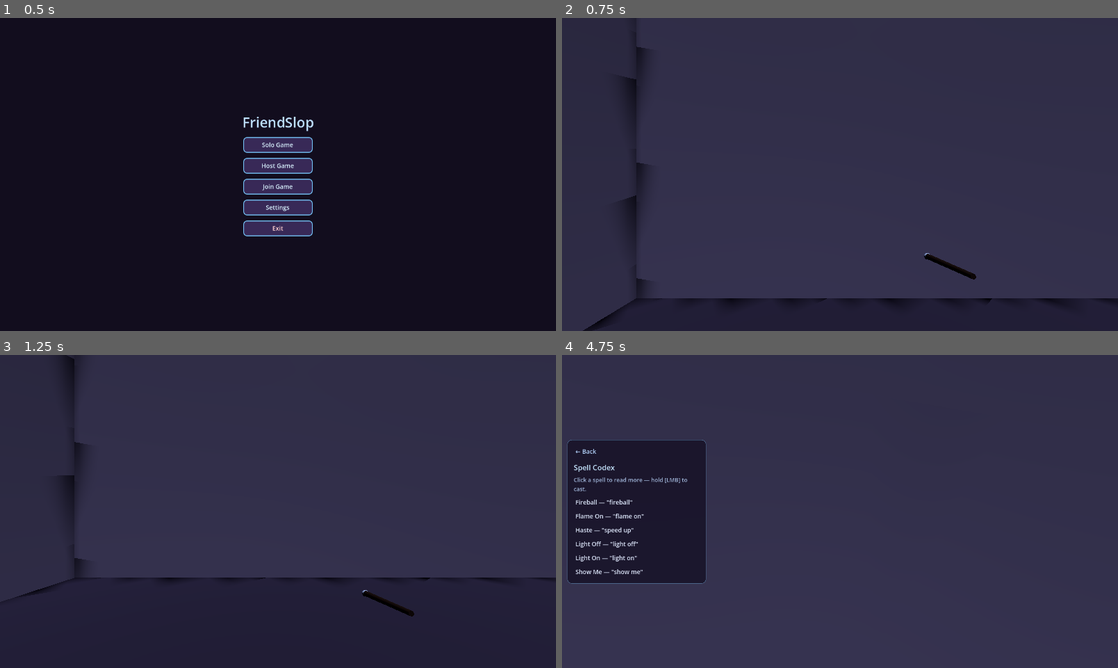
Above: before the commit, frames 1-4 (two rows, left to right).
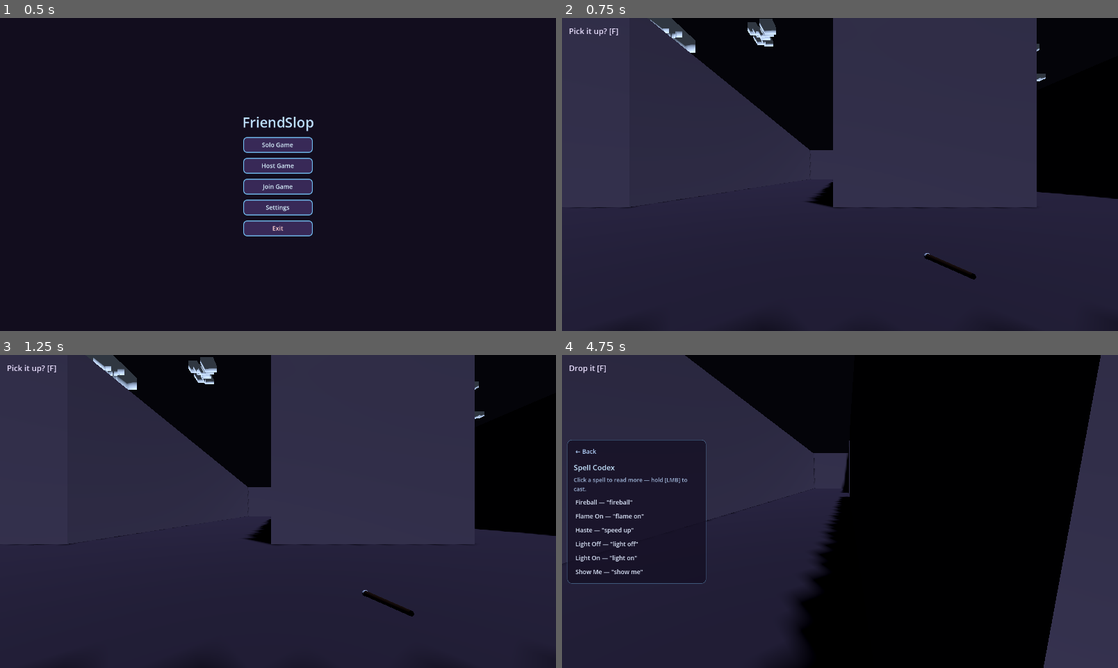
Above: after the commit, the same moments.

Repository: iamemilio/friend-slop
Game: Godot game, scene res://scenes/menu.tscn
Same seed, same stepped clock (60 frames per second), same inputs: the game is played once before the commit and once after it.
Inputs (mouse positions are in pixels of both pictures, inside the frame that each line leads up to):
- Up to frame 1 (0.5 s): no input
- Up to frame 2 (0.75 s): click "Solo Game" at 0.5 s
- Up to frame 3 (1.25 s): no input
- Up to frame 4 (4.75 s): tap Enter at 1.25 s; move the mouse to (867, 511) at 1.27 s; hold F (interact) 1.28-2.03 s; hold W (move_forward) 1.28-4.28 s; click (867, 511) at 1.42 s; tap Space (jump) at 1.52, 2.27, 3.5, 3.77, 4.52 s; move the mouse to (812, 511) at 2.02 s; tap F (interact) at 2.1, 3.8, 4.55 s; click (812, 511) at 2.17 s; move the mouse to (851, 505) at 2.77 s; hold F (interact) 2.78-3.53 s; tap Alt (radio_push) at 2.85 s; click (851, 505) at 2.92 s; move the mouse to (834, 517) at 3.52 s; tap B (spellbook) at 3.6 s; click (834, 517) at 3.67 s; tap A (move_left) at 4.25 s; move the mouse to (1006, 558) at 4.27 s; hold A (move_left) from 4.28 s (still down); hold Shift (sprint) from 4.28 s (still down); click (1006, 558) at 4.42 s

Frame 1 is identical in both runs. In frame 2, 18% of the frame differs, in the area x 1-100%, y 0-100%; in frame 3, 17%; in frame 4, 59%, in the area x 0-97%, y 0-100%.

Commit message:
Phase-gate multiplayer RPCs and match lifecycle.
Route gameplay RPCs through NetworkManager, enable sync and voice only when match phase is ACTIVE, and harden Steam voice peer refresh.

Co-authored-by: Cursor <cursoragent@cursor.com>

Diff:
--- a/scenes/characters/playable_character.tscn
+++ b/scenes/characters/playable_character.tscn
@@ -75,4 +75,5 @@
 
 [node name="MultiplayerSynchronizer" type="MultiplayerSynchronizer" parent="."]
 root_path = NodePath("..")
+public_visibility = false
 replication_config = SubResource("SceneReplicationConfig_player")
--- a/scripts/characters/playable_character.gd
+++ b/scripts/characters/playable_character.gd
@@ -59,6 +59,10 @@
 	_character_color = GameState.get_snail_color(player_index)
 	_apply_character_color(_character_color)
 	_setup_view_camera()
+
+
+func _exit_tree() -> void:
+	NetworkManager.disable_player_sync(self)
 
 
 func _setup_view_camera() -> void:
--- a/scripts/main.gd
+++ b/scripts/main.gd
@@ -11,6 +11,7 @@
 var _maze_layout_ready: bool = false
 var _players_spawned: bool = false
 var _discoverables_spawned: bool = false
+var _match_subsystems_active: bool = false
 
 @onready var maze: Node3D = $MazeGenerator
 @onready var moon: Moon = $Moon
@@ -33,6 +34,7 @@
 	pause_menu.quit_to_menu_requested.connect(_on_quit_to_menu)
 
 	if GameState.is_multiplayer:
+		MatchStateManager.snapshot_changed.connect(_on_match_snapshot_changed)
 		multiplayer.peer_connected.connect(_on_peer_connected)
 		var role_name := RoleAssignment.role_label(GameState.get_local_role())
 		var phase_name := MatchState.phase_to_string(MatchStateManager.get_phase())
@@ -51,10 +53,27 @@
 		players_root,
 		_configure_local_player
 	)
+	await NetworkManager.players_spawned
 	_players_spawned = true
-	if GameState.is_multiplayer:
-		call_deferred("_start_proximity_voice")
 	_finish_match_layout()
+
+
+func _on_match_snapshot_changed(_snapshot: Dictionary) -> void:
+	_apply_match_gameplay_state()
+
+
+func _apply_match_gameplay_state() -> void:
+	if not GameState.is_multiplayer or not _players_spawned:
+		return
+	var enable := MatchStateManager.is_gameplay_active()
+	if enable == _match_subsystems_active:
+		return
+	_match_subsystems_active = enable
+	NetworkManager.set_players_sync_enabled(players_root, enable)
+	if enable:
+		SteamProximityVoiceHub.start_session()
+	else:
+		SteamProximityVoiceHub.stop_session()
 
 
 func _ensure_speech_stt_ready() -> void:
@@ -79,10 +98,6 @@
 	voice_validator.use_stub = SettingsManager.voice_use_stub
 
 
-func _start_proximity_voice() -> void:
-	SteamProximityVoiceHub.start_session()
-
-
 func _configure_local_player(player: CharacterBody3D) -> void:
 	_local_player = player
 	_wire_spell_system(player)
@@ -120,16 +135,12 @@
 		players_root,
 		_configure_local_player
 	)
-	if GameState.is_multiplayer:
-		call_deferred("_start_proximity_voice")
 
 
 func _on_quit_to_menu() -> void:
 	SettingsManager.stop_mic_test()
-	SteamProximityVoiceHub.stop_session()
 	NetworkManager.disconnect_session()
-	Input.mouse_mode = Input.MOUSE_MODE_VISIBLE
-	get_tree().change_scene_to_file("res://scenes/menu.tscn")
+	_leave_match_scene("res://scenes/menu.tscn")
 
 
 func _on_maze_ready(
@@ -213,6 +224,10 @@
 		Callable(maze, "cell_to_world"),
 		wall_grid
 	)
+
+
+func apply_delivery_objective_network(op: int, payload: Variant = null) -> void:
+	delivery_objective.apply_network_op(op, payload)
 
 
 func _get_casting_session() -> SpellCastingSession:
@@ -390,31 +405,33 @@
 		return
 	if GameState.is_multiplayer:
 		if player.is_multiplayer_authority():
-			_report_race_won.rpc_id(1, multiplayer.get_unique_id())
+			NetworkManager.request_match_victory(multiplayer.get_unique_id())
 		return
 	_trigger_victory()
 
 
-@rpc("any_peer", "call_local", "reliable")
-func _report_race_won(winner_peer_id: int) -> void:
-	if not multiplayer.is_server():
-		return
-	_broadcast_victory.rpc(winner_peer_id)
-
-
-@rpc("authority", "call_local", "reliable")
-func _broadcast_victory(winner_peer_id: int) -> void:
+func trigger_match_victory(winner_peer_id: int) -> void:
 	if _game_won:
 		return
 	_game_won = true
 	if winner_peer_id == multiplayer.get_unique_id():
 		GameState.local_player_form = GameState.PlayerForm.HUMAN
-		Input.mouse_mode = Input.MOUSE_MODE_VISIBLE
-		get_tree().change_scene_to_file("res://scenes/victory.tscn")
+	_teardown_match_subsystems()
+	_leave_match_scene("res://scenes/victory.tscn")
 
 
 func _trigger_victory() -> void:
-	_game_won = true
-	GameState.local_player_form = GameState.PlayerForm.HUMAN
+	trigger_match_victory(1)
+
+
+func _teardown_match_subsystems() -> void:
+	if not _match_subsystems_active:
+		return
+	_match_subsystems_active = false
+	NetworkManager.set_players_sync_enabled(players_root, false)
+	SteamProximityVoiceHub.stop_session()
+
+
+func _leave_match_scene(scene_path: String) -> void:
 	Input.mouse_mode = Input.MOUSE_MODE_VISIBLE
-	get_tree().change_scene_to_file("res://scenes/victory.tscn")
+	get_tree().call_deferred("change_scene_to_file", scene_path)
--- a/scripts/match/match_state.gd
+++ b/scripts/match/match_state.gd
@@ -52,6 +52,14 @@
 			return "LOBBY"
 
 
+static func is_gameplay_phase(phase: Phase) -> bool:
+	return phase == Phase.ACTIVE
+
+
+static func is_teardown_phase(phase: Phase) -> bool:
+	return phase == Phase.RESOLVING or phase == Phase.ENDED
+
+
 func can_transition_to(next: Phase) -> bool:
 	match phase:
 		Phase.LOBBY:
--- a/scripts/match/match_state_manager.gd
+++ b/scripts/match/match_state_manager.gd
@@ -19,6 +19,20 @@
 
 func get_phase() -> MatchState.Phase:
 	return MatchState.phase_from_int(int(snapshot.get("phase", MatchState.Phase.LOBBY)))
+
+
+func is_gameplay_active() -> bool:
+	if snapshot.is_empty():
+		return false
+	return MatchState.is_gameplay_phase(get_phase())
+
+
+func allows_gameplay_actions() -> bool:
+	if not GameState.is_multiplayer:
+		return true
+	if not NetworkManager.is_session_active:
+		return false
+	return is_gameplay_active()
 
 
 func get_role_for_peer(peer_id: int) -> int:
--- a/scripts/network/network_manager.gd
+++ b/scripts/network/network_manager.gd
@@ -13,6 +13,7 @@
 signal lobby_character_configs_changed
 signal session_ended(reason: String)
 signal steam_lobby_invite_received(lobby_id: int)
+signal players_spawned
 
 const APPRENTICE_SCENE := preload("res://scenes/characters/apprentice.tscn")
 const WARDEN_SCENE := preload("res://scenes/characters/warden.tscn")
@@ -20,15 +21,12 @@
 
 const SteamTransportScript := preload("res://scripts/network/steam_transport.gd")
 const SpellEffectSyncScript := preload("res://scripts/spells/spell_effect_sync.gd")
-const STEAM_ADD_PEER_MAX_ATTEMPTS := 8
-const STEAM_ADD_PEER_RETRY_SEC := 0.25
 
 var transport: MultiplayerTransport
 var is_session_active: bool = false
 var lobby: LobbyMatchState = LobbyMatchState.new()
 
 var _transport_ready: bool = false
-var _steam_peer_add_attempts: Dictionary = {}
 
 
 func _ready() -> void:
@@ -39,8 +37,6 @@
 	if SteamService.lobby_invite_received.is_connected(_on_steam_lobby_invite_received):
 		SteamService.lobby_invite_received.disconnect(_on_steam_lobby_invite_received)
 	SteamService.lobby_invite_received.connect(_on_steam_lobby_invite_received)
-	SteamService.lobby_member_joined.connect(_on_steam_lobby_member_joined)
-	became_host.connect(_on_became_host_sync_steam_peers)
 
 	multiplayer.peer_connected.connect(_on_peer_connected)
 	multiplayer.peer_disconnected.connect(_on_peer_disconnected)
@@ -206,7 +202,6 @@
 
 func disconnect_session() -> void:
 	is_session_active = false
-	_steam_peer_add_attempts.clear()
 	lobby.reset()
 	MatchStateManager.reset()
 	TrailRegistry.reset()
@@ -218,8 +213,7 @@
 	players_root: Node3D,
 	configure_local_player: Callable
 ) -> void:
-	for child in players_root.get_children():
-		child.queue_free()
+	_clear_player_nodes(players_root)
 
 	if not GameState.is_multiplayer:
 		var solo_player := _instantiate_player_for_peer(1)
@@ -227,10 +221,26 @@
 		players_root.add_child(solo_player)
 		solo_player.initialize_player(0)
 		configure_local_player.call(solo_player)
-		return
-
+		players_spawned.emit()
+		return
+
+	call_deferred("_spawn_multiplayer_players", players_root, configure_local_player)
+
+
+func _clear_player_nodes(players_root: Node3D) -> void:
+	for child in players_root.get_children():
+		disable_player_sync(child)
+		players_root.remove_child(child)
+		child.queue_free()
+
+
+func _spawn_multiplayer_players(
+	players_root: Node3D,
+	configure_local_player: Callable
+) -> void:
 	for peer_id in get_lobby_peer_ids():
 		spawn_player_for_peer(peer_id, players_root, configure_local_player)
+	players_spawned.emit()
 
 
 func spawn_player_for_peer(
@@ -244,7 +254,7 @@
 	var player := _instantiate_player_for_peer(peer_id)
 	player.name = str(peer_id)
 	player.set_multiplayer_authority(peer_id)
-	players_root.add_child(player)
+	players_root.add_child(player, true)
 	player.initialize_player(get_player_index_for_peer(peer_id))
 	if peer_id == multiplayer.get_unique_id():
 		configure_local_player.call(player)
@@ -323,7 +333,7 @@
 
 
 func broadcast_spell_cast(caster_peer_id: int, spell_id: String, params: Dictionary) -> void:
-	if not GameState.is_multiplayer:
+	if not GameState.is_multiplayer or not MatchStateManager.allows_gameplay_actions():
 		return
 	if multiplayer.is_server():
 		var wire_params := _prepare_spell_cast_wire(caster_peer_id, spell_id, params)
@@ -347,20 +357,84 @@
 
 @rpc("authority", "call_local", "reliable")
 func _execute_spell_cast(caster_peer_id: int, spell_id: String, params: Dictionary) -> void:
-	var main := get_tree().current_scene
-	if main != null and main.has_method("apply_synced_spell_cast"):
-		main.apply_synced_spell_cast(caster_peer_id, spell_id, params)
+	_forward_to_main("apply_synced_spell_cast", [caster_peer_id, spell_id, params])
+
+
+func request_match_victory(winner_peer_id: int) -> void:
+	if not MatchStateManager.allows_gameplay_actions():
+		return
+	if multiplayer.is_server():
+		_rpc_match_victory.rpc(winner_peer_id)
+	else:
+		_request_match_victory.rpc_id(1, winner_peer_id)
+
+
+func relay_delivery_objective(op: int, payload: Variant = null) -> void:
+	if not MatchStateManager.allows_gameplay_actions():
+		return
+	match op:
+		DeliveryObjectiveSync.NetworkOp.REQUEST_INTERACT:
+			_request_delivery_objective_interact.rpc_id(1, int(payload))
+		DeliveryObjectiveSync.NetworkOp.BROADCAST_STATE:
+			if not multiplayer.is_server():
+				return
+			_rpc_delivery_objective_state.rpc(payload as Dictionary)
+		DeliveryObjectiveSync.NetworkOp.BROADCAST_PING:
+			if not multiplayer.is_server():
+				return
+			_rpc_delivery_objective_ping.rpc()
+
+
+@rpc("any_peer", "call_remote", "reliable")
+func _request_delivery_objective_interact(action: int) -> void:
+	if not multiplayer.is_server():
+		return
+	var actor_peer_id := multiplayer.get_remote_sender_id()
+	_forward_to_main(
+		"apply_delivery_objective_network",
+		[DeliveryObjectiveSync.NetworkOp.REQUEST_INTERACT, [actor_peer_id, action]]
+	)
+
+
+@rpc("authority", "call_local", "reliable")
+func _rpc_delivery_objective_state(data: Dictionary) -> void:
+	_forward_to_main(
+		"apply_delivery_objective_network",
+		[DeliveryObjectiveSync.NetworkOp.BROADCAST_STATE, data]
+	)
+
+
+@rpc("authority", "call_local", "unreliable")
+func _rpc_delivery_objective_ping() -> void:
+	_forward_to_main(
+		"apply_delivery_objective_network",
+		[DeliveryObjectiveSync.NetworkOp.BROADCAST_PING, null]
+	)
+
+
+@rpc("any_peer", "call_remote", "reliable")
+func _request_match_victory(winner_peer_id: int) -> void:
+	if not multiplayer.is_server():
+		return
+	_rpc_match_victory.rpc(winner_peer_id)
+
+
+@rpc("authority", "call_local", "reliable")
+func _rpc_match_victory(winner_peer_id: int) -> void:
+	_forward_to_main("trigger_match_victory", [winner_peer_id])
 
 
 @rpc("any_peer", "call_remote", "unreliable")
-func submit_trail_sample(seq: int, x: float, z: float) -> void:
-	if not multiplayer.is_server():
+func _submit_trail_sample(seq: int, x: float, z: float) -> void:
+	if not multiplayer.is_server() or not MatchStateManager.allows_gameplay_actions():
 		return
 	TrailRegistry.host_accept_sample(multiplayer.get_remote_sender_id(), seq, x, z)
 
 
 @rpc("authority", "call_local", "unreliable")
-func broadcast_trail_sample(peer_id: int, seq: int, x: float, z: float, time_msec: int) -> void:
+func _broadcast_trail_sample(peer_id: int, seq: int, x: float, z: float, time_msec: int) -> void:
+	if not MatchStateManager.allows_gameplay_actions():
+		return
 	TrailRegistry.client_apply_sample(peer_id, seq, x, z, time_msec)
 
 
@@ -382,18 +456,6 @@
 	steam_lobby_invite_received.emit(lobby_id)
 
 
-func _on_became_host_sync_steam_peers(_room_code: String) -> void:
-	call_deferred("_sync_steam_lobby_peers")
-
-
-func _on_steam_lobby_member_joined(steam_id: int) -> void:
-	if not is_host():
-		return
-	if steam_id == SteamService.get_steam_id():
-		return
-	call_deferred("_try_add_steam_peer", steam_id)
-
-
 func _sync_steam_lobby_peers() -> void:
 	if not is_host():
 		return
@@ -410,37 +472,30 @@
 
 func _try_add_steam_peer(steam_id: int) -> void:
 	if not is_host() or not is_session_active:
-		_steam_peer_add_attempts.erase(steam_id)
 		return
 	var mp_peer := multiplayer.multiplayer_peer
 	if mp_peer == null or not mp_peer.has_method("add_peer"):
 		TomeDebug.log("NetworkManager", "Cannot add Steam peer %s — multiplayer peer missing" % steam_id)
 		return
+	if _steam_peer_has_mapping(mp_peer, steam_id):
+		return
 	if _steam_peer_already_connected(mp_peer, steam_id):
-		_steam_peer_add_attempts.erase(steam_id)
 		return
 	var err: Error = mp_peer.call("add_peer", steam_id, 0)
 	if err == OK:
-		_steam_peer_add_attempts.erase(steam_id)
 		TomeDebug.log("NetworkManager", "add_peer steam_id=%s err=%s" % [steam_id, err])
-		return
-	if err == ERR_CANT_CREATE:
-		var attempts: int = int(_steam_peer_add_attempts.get(steam_id, 0)) + 1
-		_steam_peer_add_attempts[steam_id] = attempts
-		if attempts <= STEAM_ADD_PEER_MAX_ATTEMPTS:
-			get_tree().create_timer(STEAM_ADD_PEER_RETRY_SEC).timeout.connect(
-				func() -> void:
-					_try_add_steam_peer(steam_id),
-				CONNECT_ONE_SHOT
-			)
-		else:
-			_steam_peer_add_attempts.erase(steam_id)
-			TomeDebug.log(
-				"NetworkManager",
-				"add_peer steam_id=%s failed after %s attempts" % [steam_id, attempts]
-			)
-		return
-	TomeDebug.log("NetworkManager", "add_peer steam_id=%s err=%s" % [steam_id, err])
+	elif err == ERR_CANT_CREATE:
+		# Client likely has not finished connect_to_lobby yet, or already connected
+		# inbound — a duplicate outbound add_peer is invalid. Skip noisy retries.
+		pass
+	else:
+		TomeDebug.log("NetworkManager", "add_peer steam_id=%s err=%s" % [steam_id, err])
+
+
+func _steam_peer_has_mapping(mp_peer: Object, steam_id: int) -> bool:
+	if not mp_peer.has_method("get_peer_id_for_steam_id"):
+		return false
+	return int(mp_peer.call("get_peer_id_for_steam_id", steam_id)) != 0
 
 
 func _steam_peer_already_connected(mp_peer: Object, steam_id: int) -> bool:
@@ -520,6 +575,29 @@
 	)
 
 
+static func set_player_sync_enabled(player_root: Node, enabled: bool) -> void:
+	var sync := player_root.get_node_or_null("MultiplayerSynchronizer") as MultiplayerSynchronizer
+	if sync != null:
+		sync.public_visibility = enabled
+
+
+static func set_players_sync_enabled(players_root: Node3D, enabled: bool) -> void:
+	for child in players_root.get_children():
+		set_player_sync_enabled(child, enabled)
+
+
+static func disable_player_sync(player_root: Node) -> void:
+	set_player_sync_enabled(player_root, false)
+
+
+func _forward_to_main(method: StringName, args: Array = []) -> void:
+	if not MatchStateManager.allows_gameplay_actions():
+		return
+	var main := get_tree().current_scene
+	if main != null and main.has_method(method):
+		main.callv(method, args)
+
+
 func _instantiate_player_for_peer(peer_id: int) -> CharacterBody3D:
 	var scene := (
 		WARDEN_SCENE
--- a/scripts/network/steam_service.gd
+++ b/scripts/network/steam_service.gd
@@ -264,6 +264,8 @@
 		return
 	if change_id == 0:
 		return
+	if is_ready():
+		_steam_call("acceptP2PSessionWithUser", [change_id])
 	lobby_member_joined.emit(change_id)
 
 
--- a/scripts/objectives/delivery_objective.gd
+++ b/scripts/objectives/delivery_objective.gd
@@ -121,7 +121,10 @@
 	if _ping_timer >= PING_INTERVAL_SEC:
 		_ping_timer = 0.0
 		if GameState.is_multiplayer:
-			_rpc_play_ping.rpc()
+			if MatchStateManager.allows_gameplay_actions():
+				NetworkManager.relay_delivery_objective(
+					DeliveryObjectiveSync.NetworkOp.BROADCAST_PING
+				)
 		else:
 			_play_ping()
 
@@ -169,6 +172,8 @@
 
 
 func _try_interact_multiplayer(player: Node) -> bool:
+	if not MatchStateManager.allows_gameplay_actions():
+		return false
 	if not player.is_multiplayer_authority():
 		return false
 	var actor_peer_id := _peer_id_for_player(player)
@@ -185,7 +190,10 @@
 		return false
 	if multiplayer.is_server():
 		return _host_apply_action(actor_peer_id, action, player.global_position)
-	_request_interact.rpc_id(1, action)
+	NetworkManager.relay_delivery_objective(
+		DeliveryObjectiveSync.NetworkOp.REQUEST_INTERACT,
+		action
+	)
 	return false
 
 
@@ -209,7 +217,8 @@
 	)
 	if result.is_empty():
 		return false
-	_rpc_apply_state.rpc(
+	NetworkManager.relay_delivery_objective(
+		DeliveryObjectiveSync.NetworkOp.BROADCAST_STATE,
 		DeliveryObjectiveSync.pack_snapshot(
 			int(result.get("phase", state.phase)),
 			int(result.get("carrier_peer_id", -1)),
@@ -217,6 +226,17 @@
 		)
 	)
 	return true
+
+
+func apply_network_op(op: int, payload: Variant = null) -> void:
+	match op:
+		DeliveryObjectiveSync.NetworkOp.REQUEST_INTERACT:
+			var interact := payload as Array
+			_host_apply_action(int(interact[0]), int(interact[1]), Vector3.ZERO)
+		DeliveryObjectiveSync.NetworkOp.BROADCAST_STATE:
+			_apply_synced_state(DeliveryObjectiveSync.unpack_snapshot(payload as Dictionary))
+		DeliveryObjectiveSync.NetworkOp.BROADCAST_PING:
+			_play_ping()
 
 
 func _apply_synced_state(result: Dictionary) -> void:
@@ -269,25 +289,6 @@
 	return null
 
 
-@rpc("any_peer", "call_remote", "reliable")
-func _request_interact(action: int) -> void:
-	if not multiplayer.is_server():
-		return
-	var actor_peer_id := multiplayer.get_remote_sender_id()
-	_host_apply_action(actor_peer_id, action, Vector3.ZERO)
-
-
-@rpc("authority", "call_local", "reliable")
-func _rpc_apply_state(data: Dictionary) -> void:
-	var snap := DeliveryObjectiveSync.unpack_snapshot(data)
-	_apply_synced_state(snap)
-
-
-@rpc("authority", "call_local", "reliable")
-func _rpc_play_ping() -> void:
-	_play_ping()
-
-
 func _cell_center(cell: Vector2i) -> Vector3:
 	var pos: Vector3 = _cell_to_world.call(cell.x, cell.y)
 	pos.y = FLOAT_HEIGHT
--- a/scripts/objectives/delivery_objective_sync.gd
+++ b/scripts/objectives/delivery_objective_sync.gd
@@ -13,6 +13,12 @@
 	SEEK_ITEM = 0,
 	CARRIED = 1,
 	COMPLETE = 2,
+}
+
+enum NetworkOp {
+	REQUEST_INTERACT,
+	BROADCAST_STATE,
+	BROADCAST_PING,
 }
 
 
--- a/scripts/spells/spell_effect_applier.gd
+++ b/scripts/spells/spell_effect_applier.gd
@@ -28,6 +28,8 @@
 	if not GameState.is_multiplayer:
 		SyncScript.apply(player, params)
 		return
+	if not MatchStateManager.allows_gameplay_actions():
+		return
 	var wire_params := SyncScript.pack_for_network(params)
 	if wire_params.is_empty():
 		return
--- a/scripts/trails/trail_registry.gd
+++ b/scripts/trails/trail_registry.gd
@@ -54,7 +54,9 @@
 		_host_accept_sample(1, seq, x, z)
 		return
 	if not multiplayer.is_server():
-		NetworkManager.submit_trail_sample.rpc_id(1, seq, x, z)
+		if not MatchStateManager.allows_gameplay_actions():
+			return
+		NetworkManager._submit_trail_sample.rpc_id(1, seq, x, z)
 		return
 	_host_accept_sample(multiplayer.get_unique_id(), seq, x, z)
 
@@ -77,7 +79,7 @@
 	var time_msec := Time.get_ticks_msec()
 	_append_sample(peer_id, seq, x, z, time_msec)
 	if GameState.is_multiplayer:
-		NetworkManager.broadcast_trail_sample.rpc(peer_id, seq, x, z, time_msec)
+		NetworkManager._broadcast_trail_sample.rpc(peer_id, seq, x, z, time_msec)
 
 
 func _validate_sample(peer_id: int, seq: int, x: float, z: float) -> bool:
--- a/scripts/voice/steam_proximity_voice_hub.gd
+++ b/scripts/voice/steam_proximity_voice_hub.gd
@@ -16,6 +16,9 @@
 	if NetworkManager.peer_connected.is_connected(_on_peer_connected):
 		NetworkManager.peer_connected.disconnect(_on_peer_connected)
 	NetworkManager.peer_connected.connect(_on_peer_connected)
+	if SteamService.lobby_member_joined.is_connected(_on_steam_lobby_member_joined):
+		SteamService.lobby_member_joined.disconnect(_on_steam_lobby_member_joined)
+	SteamService.lobby_member_joined.connect(_on_steam_lobby_member_joined)
 
 
 func get_session() -> VoiceSession:
@@ -29,9 +32,8 @@
 		TomeDebug.log("Voice", "Cannot start — Steam/GodotSteam unavailable")
 		return
 	SteamService.allow_p2p_relay()
-	_refresh_peers()
+	refresh_session()
 	if session.is_active:
-		session.refresh_member_bindings()
 		return
 	session.start()
 	if session.is_active:
@@ -64,26 +66,42 @@
 	session.add_child(channel)
 
 
-func _refresh_peers() -> void:
-	if session == null:
+func refresh_session() -> void:
+	if session == null or not GameState.is_multiplayer:
 		return
+	if not session.is_active and not MatchStateManager.is_gameplay_active():
+		return
+	var steam_ids := _collect_session_steam_ids()
+	session.set_session_peers(steam_ids)
+	if session.is_active:
+		session.refresh_member_bindings()
+		TomeDebug.log("Voice", "Session refreshed — peers=%s" % [steam_ids])
+
+
+func _collect_session_steam_ids() -> Array[int]:
 	var tree := get_tree()
 	if tree == null:
-		return
-	var steam_ids := SteamMultiplayerPeerAdapterScript.collect_session_steam_ids(
-		tree.get_multiplayer()
-	)
-	session.set_session_peers(steam_ids)
+		return []
+	var mp := tree.get_multiplayer()
+	var steam_ids := SteamMultiplayerPeerAdapterScript.collect_session_steam_ids(mp)
+	if not SteamService.is_ready():
+		return steam_ids
+	var lobby_id := SteamService.current_lobby_id
+	if lobby_id == 0:
+		return steam_ids
+	var merged: Array[int] = steam_ids.duplicate()
+	for index in range(SteamService.get_lobby_member_count(lobby_id)):
+		var member_id := SteamService.get_lobby_member_by_index(index, lobby_id)
+		if member_id == 0 or member_id == SteamService.get_steam_id():
+			continue
+		if not merged.has(member_id):
+			merged.append(member_id)
+	return merged
 
 
 func _on_peer_connected(_peer_id: int) -> void:
-	if session == null or not session.is_active:
-		return
-	call_deferred("_refresh_peers_and_members")
+	call_deferred("refresh_session")
 
 
-func _refresh_peers_and_members() -> void:
-	if session == null or not session.is_active:
-		return
-	_refresh_peers()
-	session.refresh_member_bindings()
+func _on_steam_lobby_member_joined(_steam_id: int) -> void:
+	call_deferred("refresh_session")
--- a/tests/unit/test_match_state.gd
+++ b/tests/unit/test_match_state.gd
@@ -11,6 +11,7 @@
 	failures += _test_create_initial_briefing()
 	failures += _test_phase_transitions()
 	failures += _test_invalid_transition_rejected()
+	failures += _test_gameplay_and_teardown_phases()
 	failures += _test_snapshot_round_trip()
 	return failures
 
@@ -56,6 +57,25 @@
 	return 0
 
 
+func _test_gameplay_and_teardown_phases() -> int:
+	if not MatchStateScript.is_gameplay_phase(MatchStateScript.Phase.ACTIVE):
+		push_error("Expected ACTIVE to be a gameplay phase")
+		return 1
+	if MatchStateScript.is_gameplay_phase(MatchStateScript.Phase.BRIEFING):
+		push_error("Expected BRIEFING not to be a gameplay phase")
+		return 1
+	if not MatchStateScript.is_teardown_phase(MatchStateScript.Phase.ENDED):
+		push_error("Expected ENDED to be a teardown phase")
+		return 1
+	if not MatchStateScript.is_teardown_phase(MatchStateScript.Phase.RESOLVING):
+		push_error("Expected RESOLVING to be a teardown phase")
+		return 1
+	if MatchStateScript.is_teardown_phase(MatchStateScript.Phase.ACTIVE):
+		push_error("Expected ACTIVE not to be a teardown phase")
+		return 1
+	return 0
+
+
 func _test_snapshot_round_trip() -> int:
 	var config := HorrorMatchConfigScript.defaults()
 	var original := MatchStateScript.create_initial(config)
